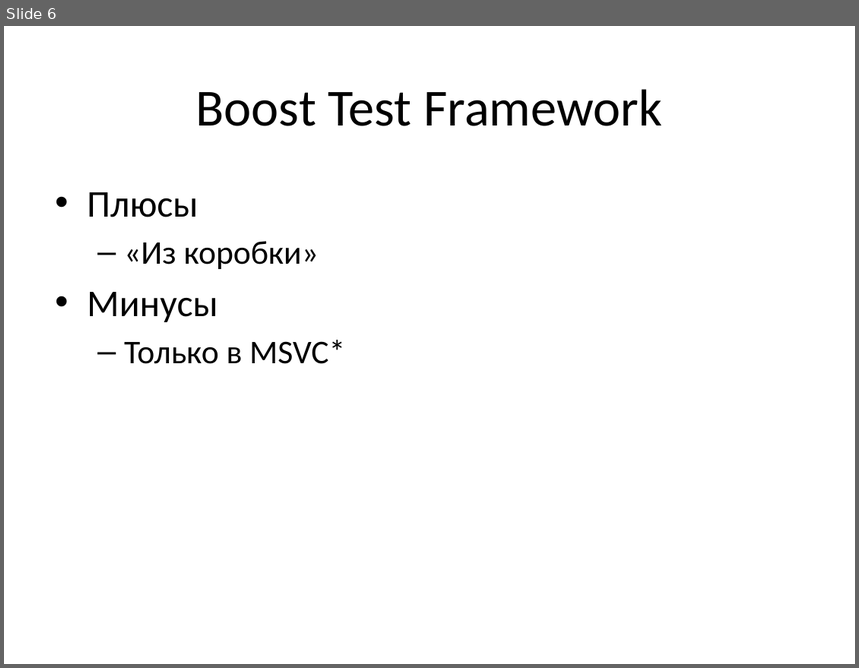
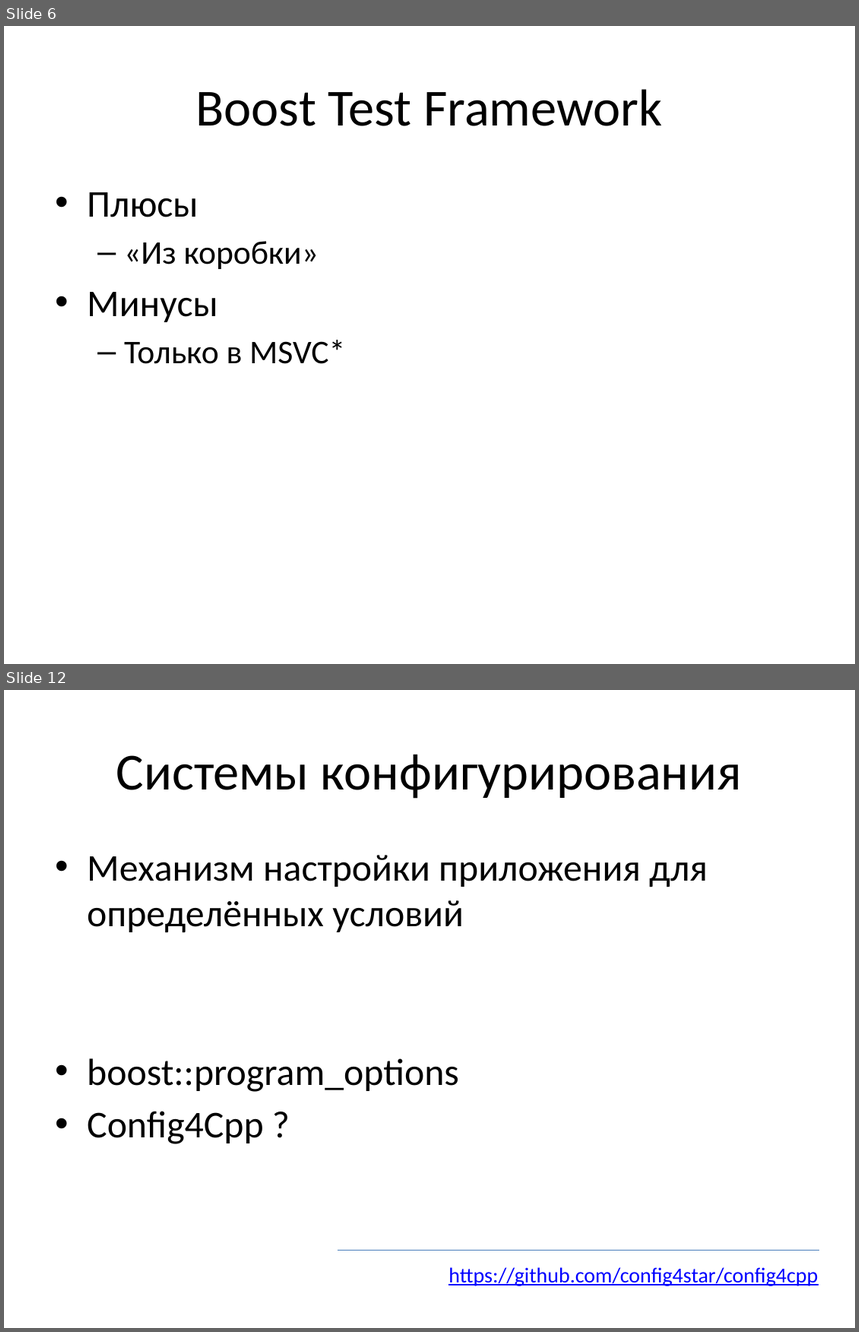
Before and after one commit to russov/cpp_craft_1013, a slide deck: lections/cpp_craft_lec_7_pre.pptx. Shown one above the other, each under a label of ours: slide 6 before the commit, slides 6 and 12 after it; the slides between them are not shown. The pictures are 859x668 and 859x1332 pixels, drawn with LibreOffice and Linux fonts; fonts in the diff are those of the drawing. Boxes give left, top, right and bottom in pixels: in the first picture for what was removed or moved away, otherwise in the second. Text is boxed around its words. In the diff, an @@ line names an element or a change of style, - is before the commit and + after.

```diff
--- a/lections/cpp_craft_lec_7_pre.pptx
+++ b/lections/cpp_craft_lec_7_pre.pptx
@@ slide 12 added at [4,690,855,1328], background #FFFFFF @@
@@ title added at [116,754,742,799], 44 pt, text #000000 @@
+Системы конфигурирования
@@ text added at [87,855,708,1144], 32 pt, text #000000 @@
+• Механизм настройки приложения для определённых условий
+• boost::program_options
+• Config4Cpp ?
@@ line added from (338, 1250) to (819, 1250), #4B7EBC 0.75 pt @@
@@ text added at [449,1268,818,1287], 18 pt, text #0000FF, underline @@
+https://github.com/config4star/config4cpp
```
Also in this commit, not shown: 2 slides changed, 23 other slides added, 11 other files.
